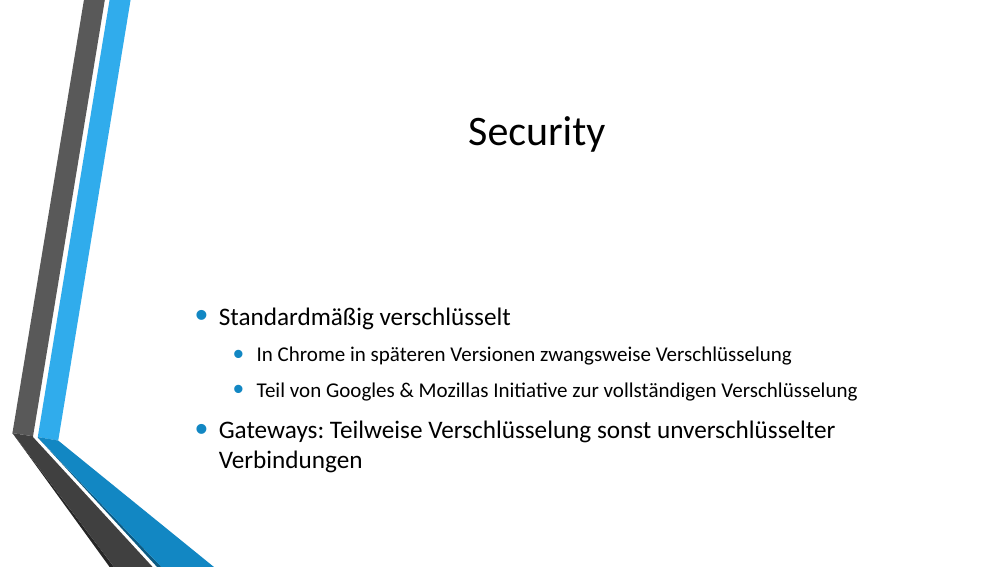
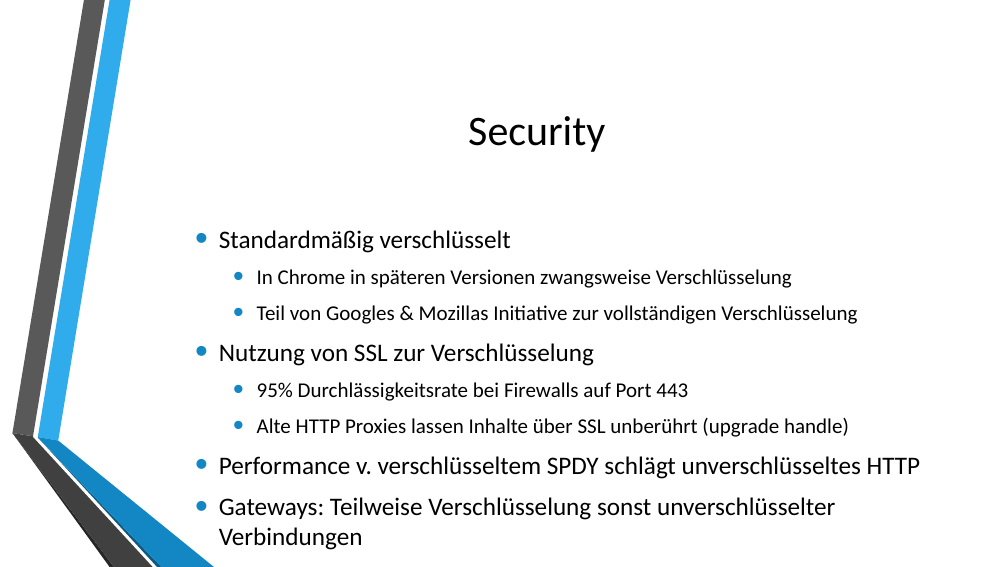
Before and after one commit to autarchprinceps/Reactive-Load-Generator, a slide deck: slide 14 of research/Präsentation.pptx. Drawn at 1008x567 pixels with LibreOffice and Linux fonts; fonts in the diff are those of the drawing; background and template pictures are left out. Boxes give left, top, right and bottom in pixels: in the first picture for what was removed or moved away, otherwise in the second. Text is boxed around its words. In the diff, an @@ line names an element or a change of style, - is before the commit and + after.

```diff
--- a/research/Präsentation.pptx
+++ b/research/Präsentation.pptx
@@ text at bbox=[219, 343, 921, 479]: paragraphs added @@
+• Nutzung von SSL zur Verschlüsselung
+  • 95% Durchlässigkeitsrate bei Firewalls auf Port 443
+  • Alte HTTP Proxies lassen Inhalte über SSL unberührt (upgrade handle)
+• Performance v. verschlüsseltem SPDY schlägt unverschlüsseltes HTTP
```
Also in this commit, not shown: 2 other slides changed, 1 slide added.
